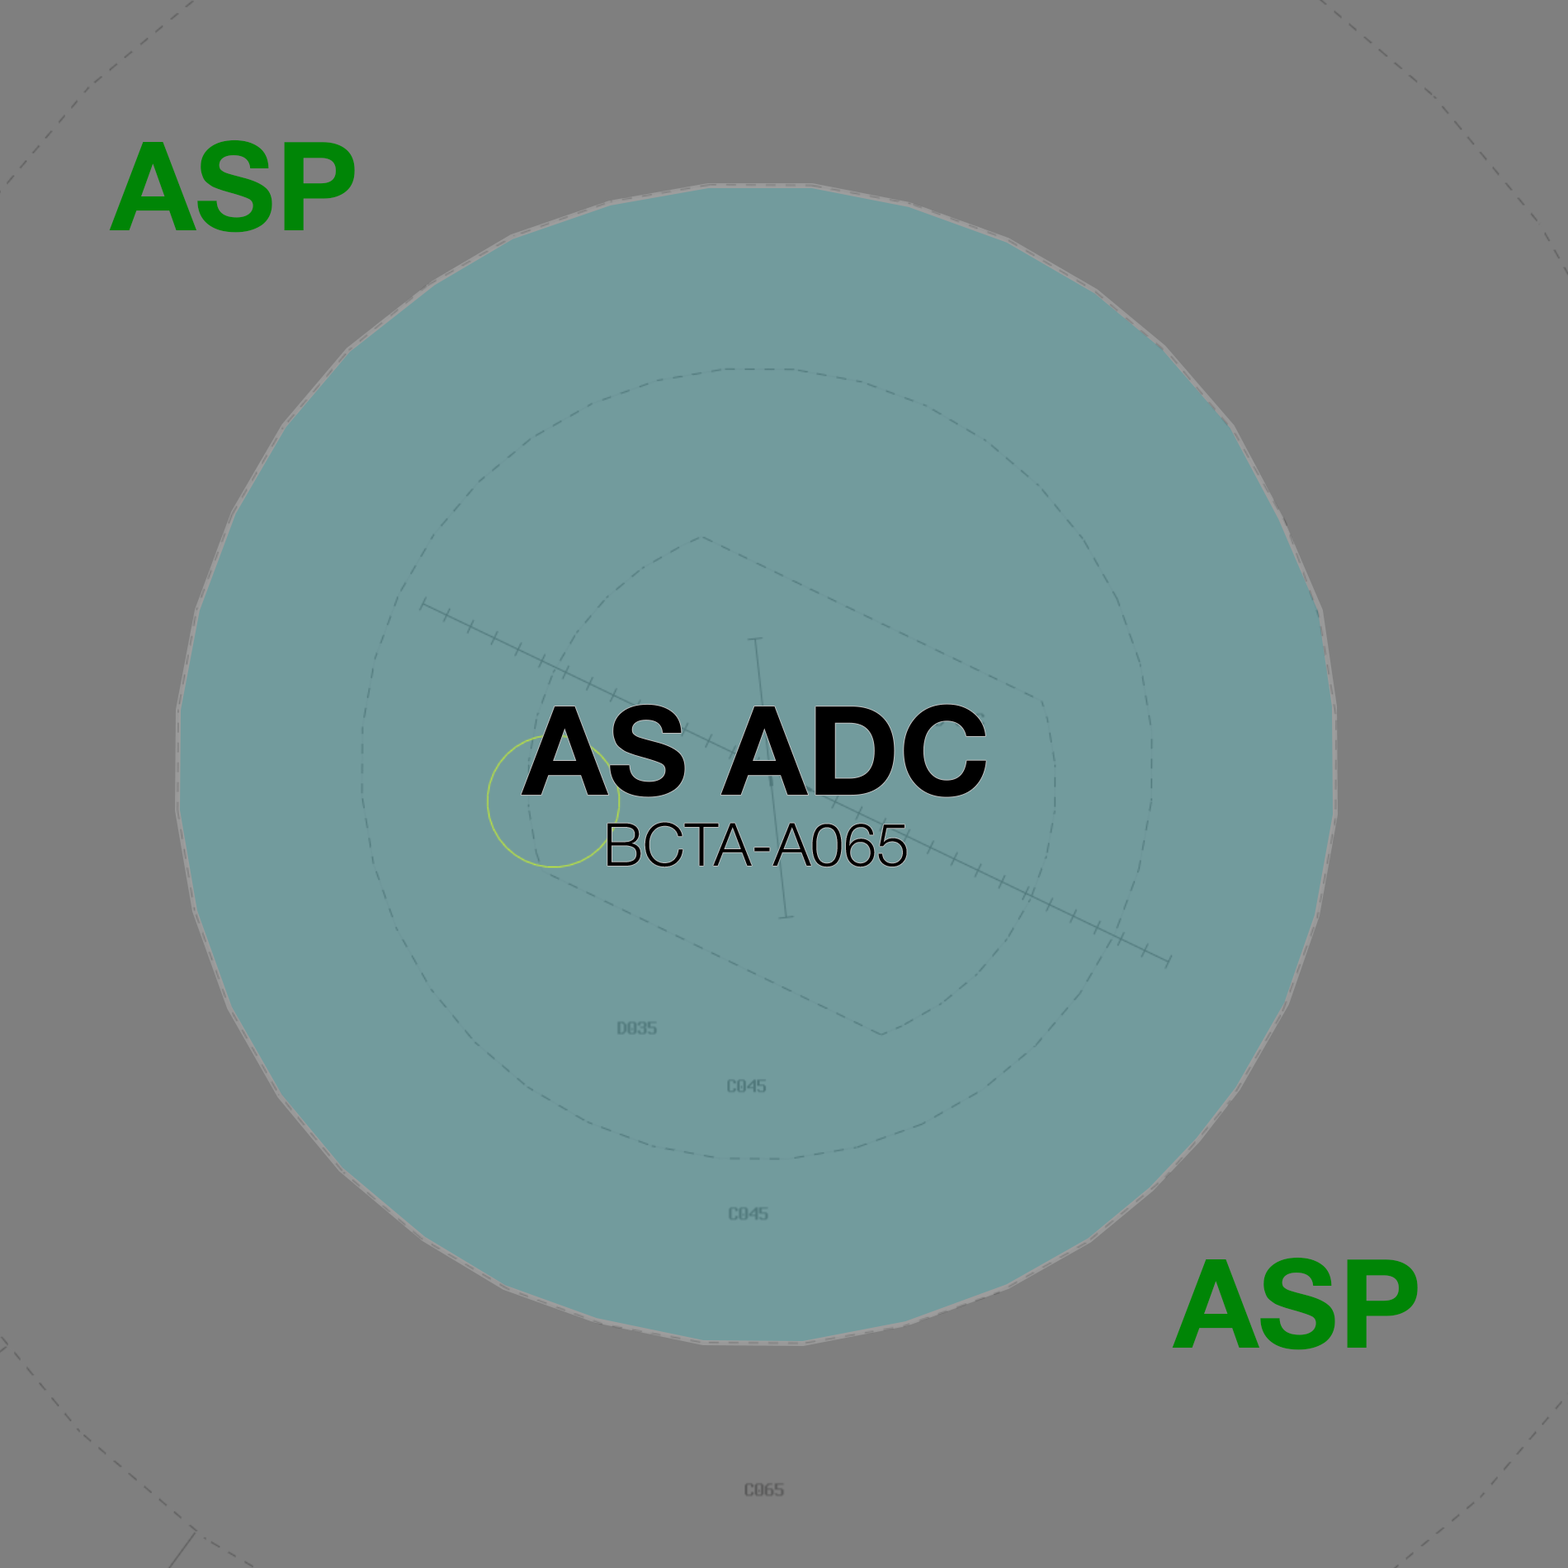
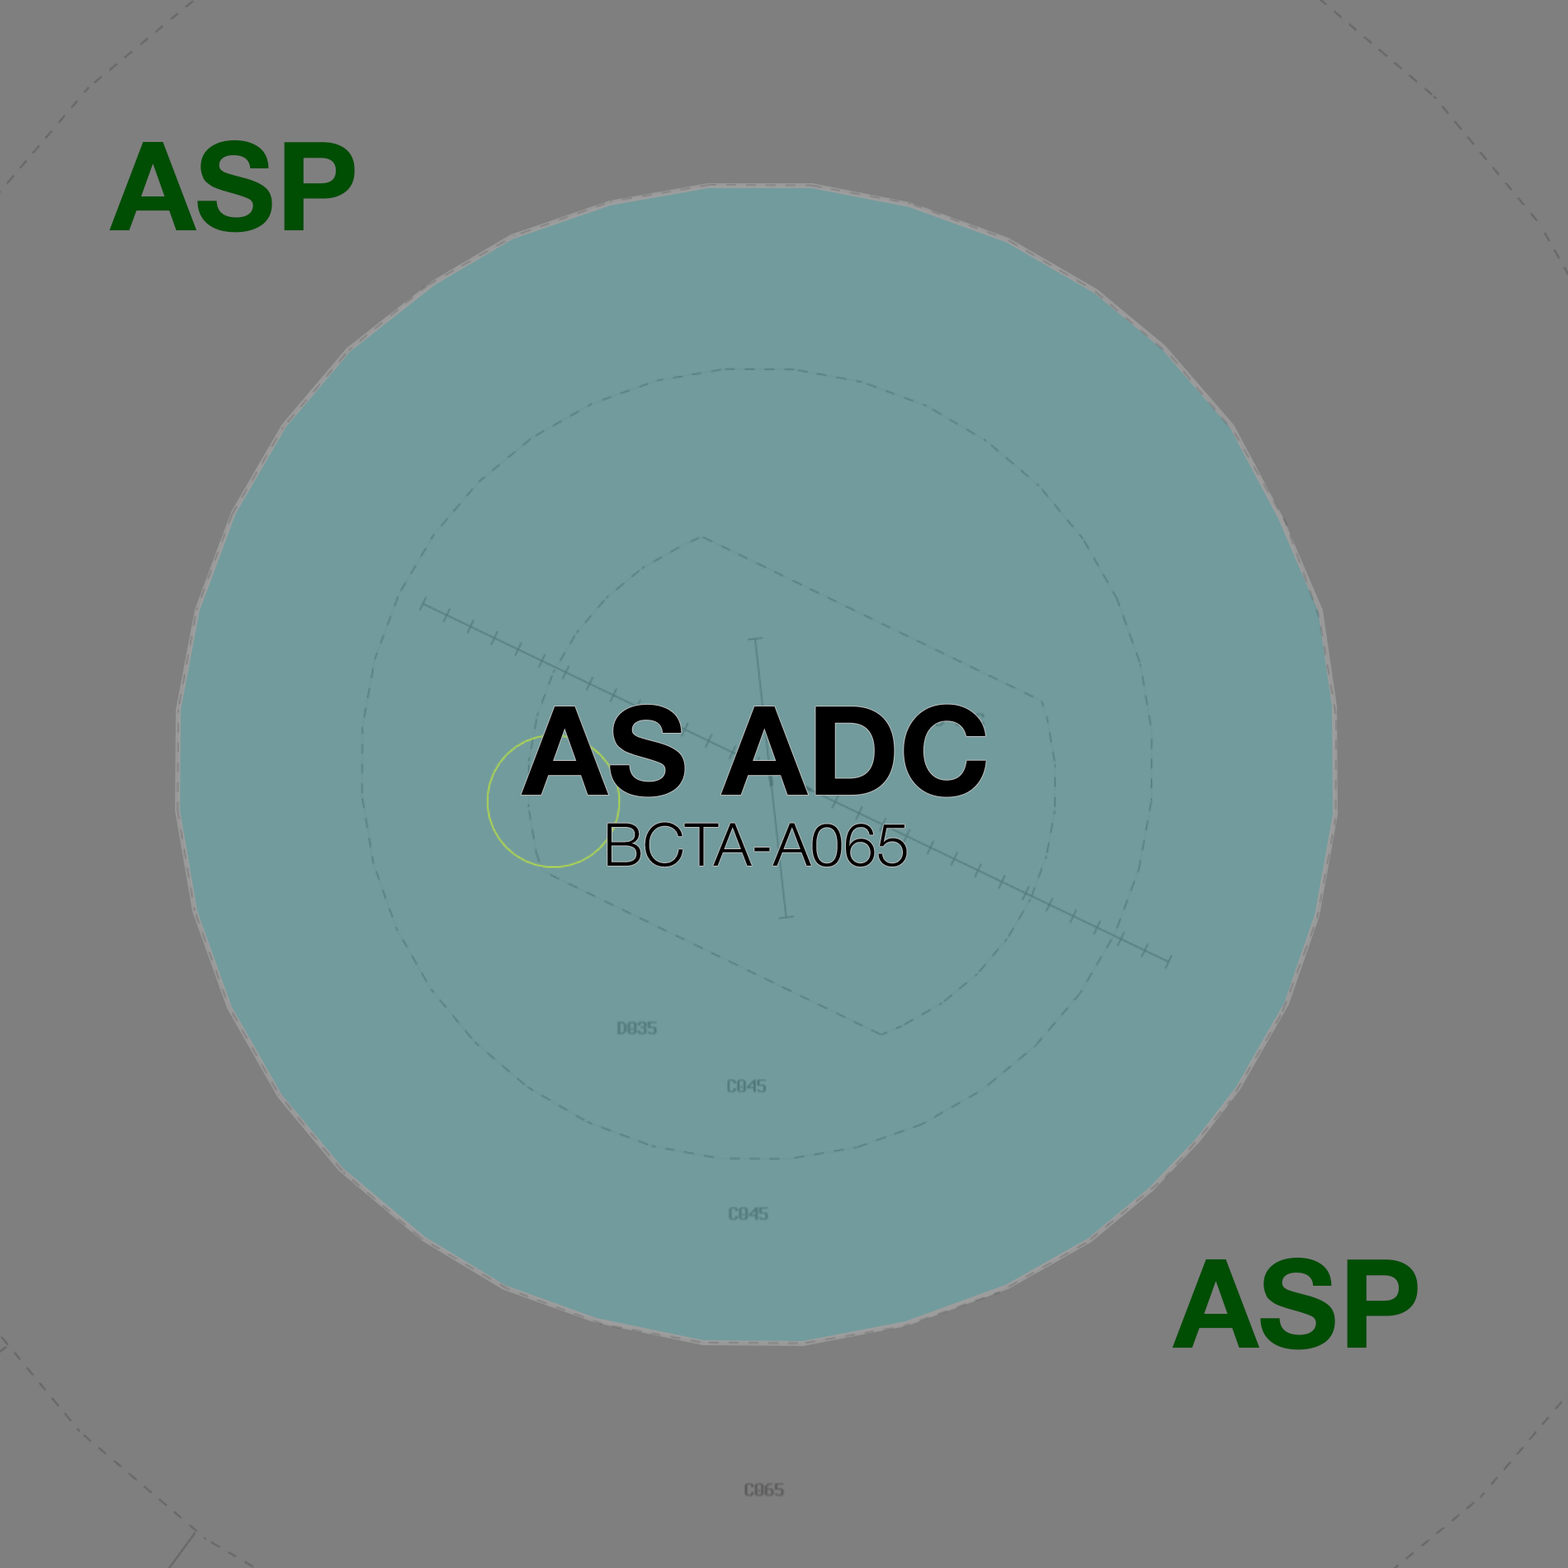
The second 1568 × 1568 image is a revision of the first. Changes to its layers:
renamed "ASP copy" to "ASP", painted on it over [108, 139, 355, 233]
painted on "ASP" (2nd of 2, in "Shading") over [1171, 1256, 1418, 1351]